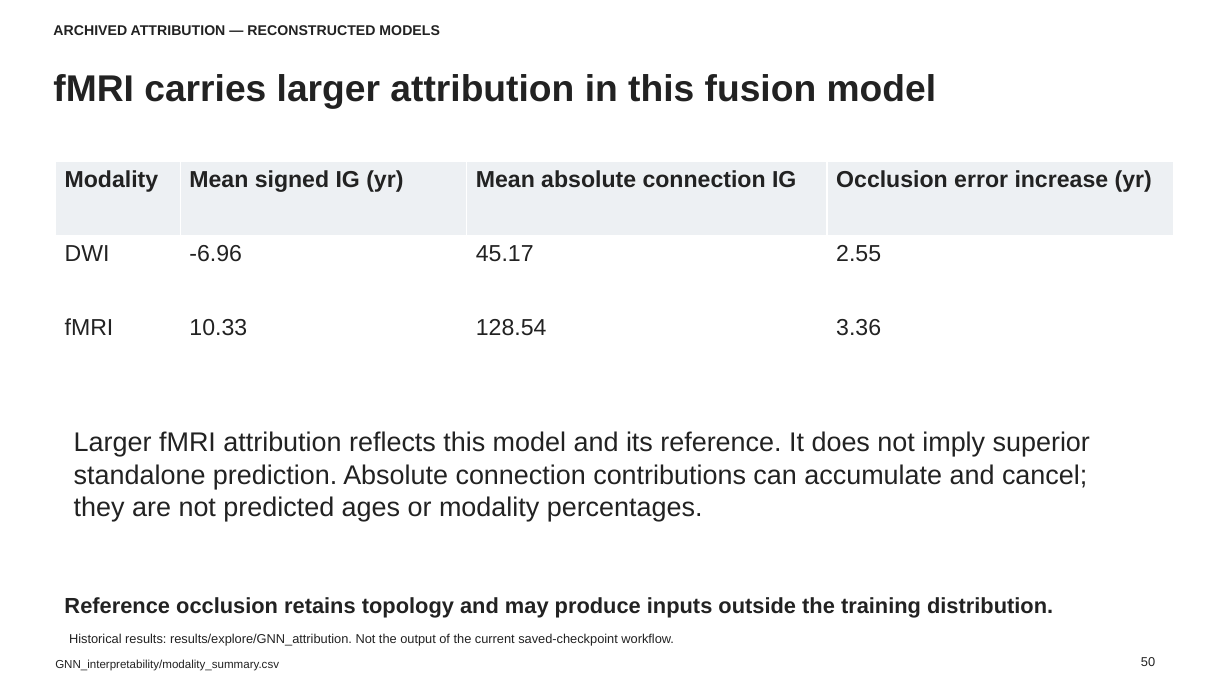
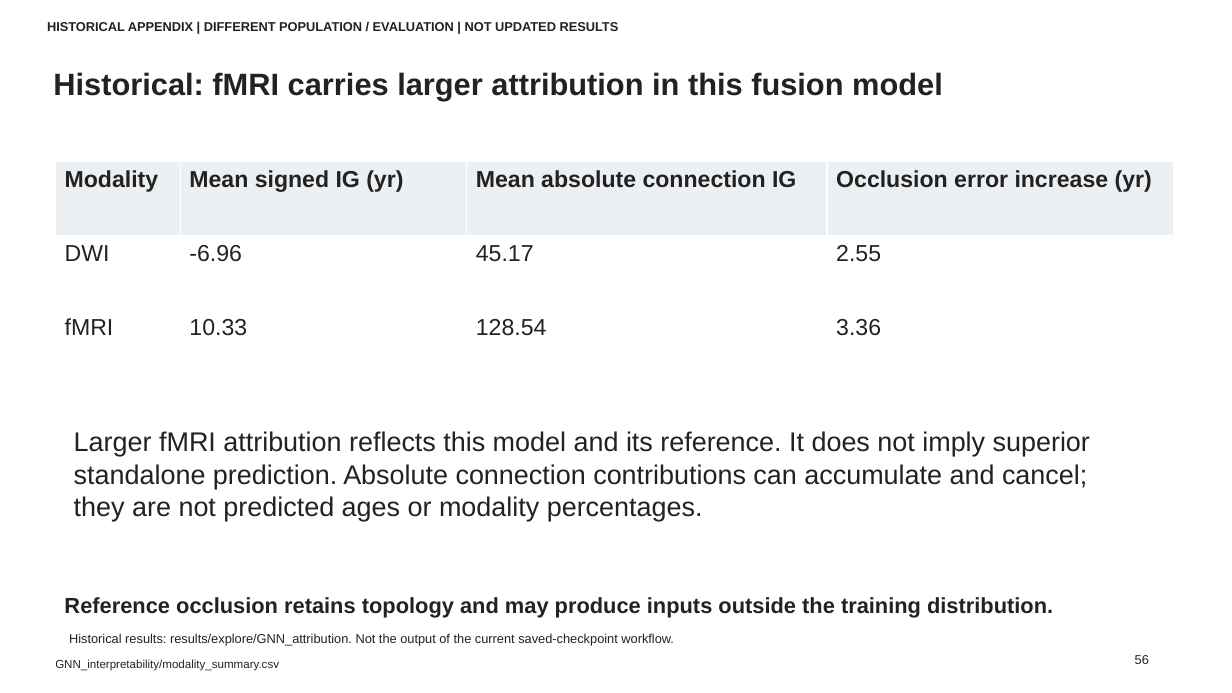
Before and after one commit to mintchoc0326/BAG-Prediction, a slide deck: slide 56 of reports/brain_age/slides/Connectome_Brain_Age_Results_English_Editable_with_Pipelines.pptx (slide 50 before the commit). Drawn at 1232x693 pixels with LibreOffice and Linux fonts; fonts in the diff are those of the drawing. Boxes give left, top, right and bottom in pixels: in the first picture for what was removed or moved away, otherwise in the second. Text is boxed around its words. In the diff, an @@ line names an element or a change of style, - is before the commit and + after.

```diff
--- a/reports/brain_age/slides/Connectome_Brain_Age_Results_English_Editable_with_Pipelines.pptx
+++ b/reports/brain_age/slides/Connectome_Brain_Age_Results_English_Editable_with_Pipelines.pptx
@@ text at [47,22,619,31]: text changed; size 11 to 10 pt @@
-ARCHIVED ATTRIBUTION — RECONSTRUCTED MODELS
+HISTORICAL APPENDIX | DIFFERENT POPULATION / EVALUATION | NOT UPDATED RESULTS
@@ text at [53,72,943,100]: text changed; size 29 to 24 pt @@
-fMRI carries larger attribution in this fusion model
+Historical: fMRI carries larger attribution in this fusion model
@@ text at [1135,655,1149,664]: text changed @@
-50
+56
```
Also in this commit, not shown: 14 other slides changed, 43 slides added, 39 slides removed, 4 other files.
